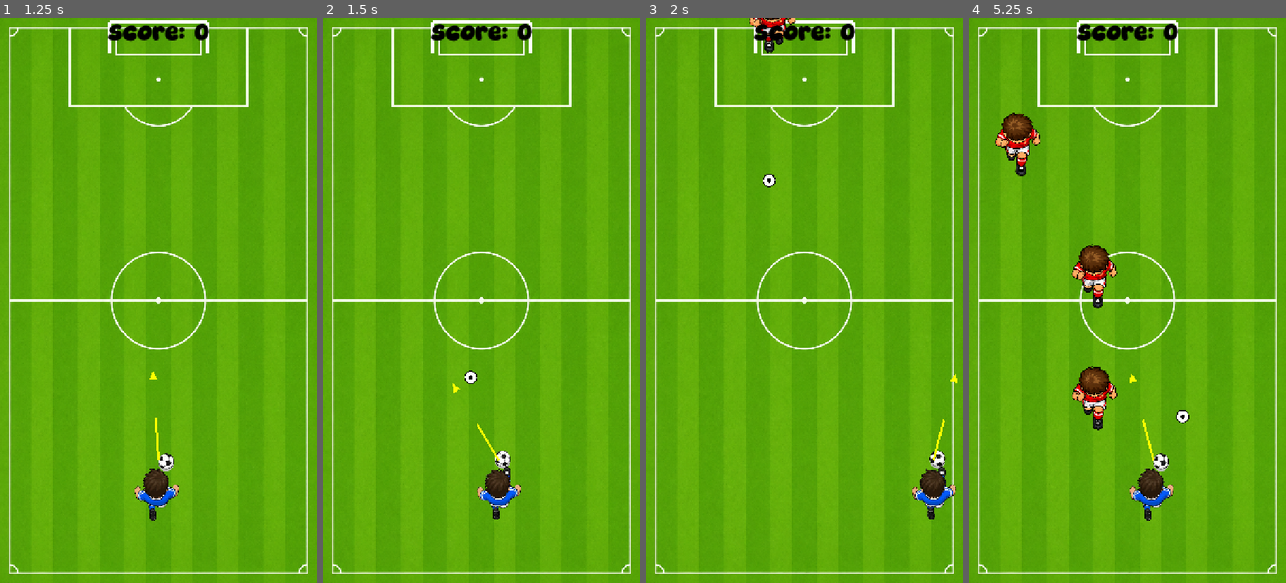
Above: before the commit, frames 1-4 (left to right).
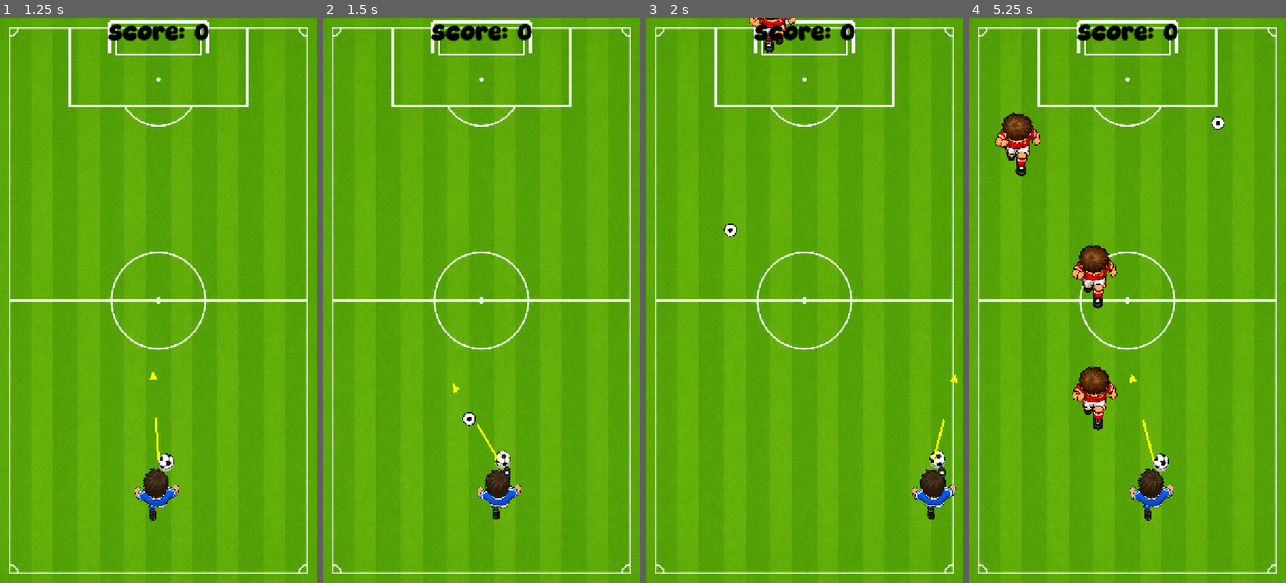
Above: after the commit, the same moments.

Repository: schoibs/futbolrush
Game: Godot game, scene res://scenes/Main.tscn
The game is run twice, just before and just after one commit, with the same random seed, the same clock (stepped at 60 frames per second) and the same inputs.
Inputs:
- Up to frame 1 (1.25 s): click "Play" at 0.5 s
- Up to frame 2 (1.5 s): tap Enter (shoot, bound only before the commit) at 1.25 s; hold D (move_right) from 1.28 s (still down); tap Space (shoot, bound only after the commit) at 1.35 s
- Up to frame 3 (2 s): keep holding D (move_right)
- Up to frame 4 (5.25 s): release D (move_right) at 2.03 s; hold A (move_left) 2.03-2.78 s; tap Enter (shoot, bound only before the commit) at 2.1, 3.6, 5.1 s; hold D (move_right) 2.78-4.28 s; tap Space (shoot, bound only after the commit) at 2.85, 4.35 s; hold A (move_left) from 4.28 s (still down)

Frame 1 is identical in both runs. In frame 2, 0.2% of the frame differs, in the area x 44-49%, y 62-73%; in frame 3, 0.2%; in frame 4, 0.2%.

Commit message:
Adjust time based difficulty

Diff:
--- a/project.godot
+++ b/project.godot
@@ -39,7 +39,7 @@
 }
 shoot={
 "deadzone": 0.2,
-"events": [Object(InputEventKey,"resource_local_to_scene":fa …(140 unchanged characters)… d":false,"keycode":0,"physical_keycode":4194309,"key_label":0,"unicode":0,"location":0,"echo":false,"script":null)
+"events": [Object(InputEventKey,"resource_local_to_scene":fa …(140 unchanged characters)… d":false,"keycode":0,"physical_keycode":32,"key_label":0,"unicode":32,"location":0,"echo":false,"script":null)
 ]
 }
 
--- a/scripts/main.gd
+++ b/scripts/main.gd
@@ -9,7 +9,7 @@
 @export var intro_speed_range := Vector2(260.0, 320.0)
 @export var mid_speed_range := Vector2(330.0, 430.0)
 @export var late_speed_range := Vector2(430.0, 560.0)
-@export var intro_grace_seconds := 10
+@export var intro_grace_seconds := 10.0
 @export var safe_intro_gap := 140.0
 
 @export var defender_scene: PackedScene
@@ -34,11 +34,14 @@
 const SAVE_PATH := "user://futbolrush.cfg"
 const SAVE_SECTION := "scores"
 const SAVE_BEST_SCORE := "best_score"
+const MID_DIFFICULTY_SECONDS := 20.0
+const LATE_DIFFICULTY_SECONDS := 45.0
 
 var game_state := GameState.START
 var player_start_position := Vector2.ZERO
 var score := 0
 var best_score := 0
+var elapsed_time := 0.0
 
 func _ready() -> void:
 	randomize()
@@ -69,9 +72,16 @@
 
 	enter_start_state()
 
+func _process(delta: float) -> void:
+	if game_state != GameState.PLAYING:
+		return
+
+	elapsed_time += delta
+
 func enter_start_state() -> void:
 	game_state = GameState.START
 	score = 0
+	elapsed_time = 0.0
 	spawn_timer.stop()
 	score_timer.stop()
 	clear_defenders()
@@ -85,6 +95,7 @@
 func start_run() -> void:
 	game_state = GameState.PLAYING
 	score = 0
+	elapsed_time = 0.0
 	clear_defenders()
 	reset_player()
 	ball.reset_to_ready()
@@ -136,16 +147,16 @@
 	defender_container.add_child(defender)
 
 func get_current_spawn_interval() -> float:
-	if score < 20:
+	if elapsed_time < MID_DIFFICULTY_SECONDS:
 		return intro_spawn_interval
-	if score < 45:
+	if elapsed_time < LATE_DIFFICULTY_SECONDS:
 		return mid_spawn_interval
 	return late_spawn_interval
 
 func get_current_speed_range() -> Vector2:
-	if score < 20:
+	if elapsed_time < MID_DIFFICULTY_SECONDS:
 		return intro_speed_range
-	if score < 45:
+	if elapsed_time < LATE_DIFFICULTY_SECONDS:
 		return mid_speed_range
 	return late_speed_range
 
@@ -163,13 +174,13 @@
 		var candidate := randf_range(min_x, max_x)
 		var far_enough_from_player := absf(candidate - player.position.x) >= safe_intro_gap
 
-		if score >= intro_grace_seconds or far_enough_from_player:
+		if elapsed_time >= intro_grace_seconds or far_enough_from_player:
 			return candidate
 
 	return randf_range(min_x, max_x)
 
 func choose_defender_scene() -> PackedScene:
-	if score >= 20 and sprinter_defender_scene != null and randf() < sprinter_chance:
+	if elapsed_time >= MID_DIFFICULTY_SECONDS and sprinter_defender_scene != null and randf() < sprinter_chance:
 		return sprinter_defender_scene
 
 	return defender_scene
Not shown, changed: README.md
